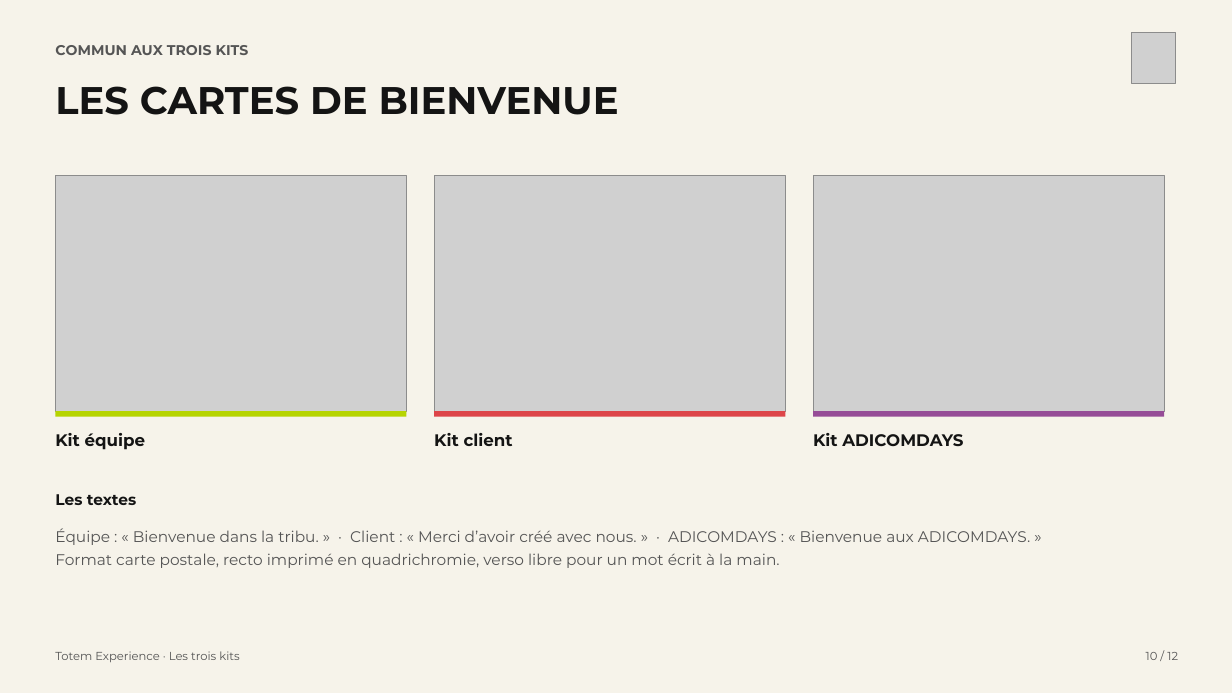
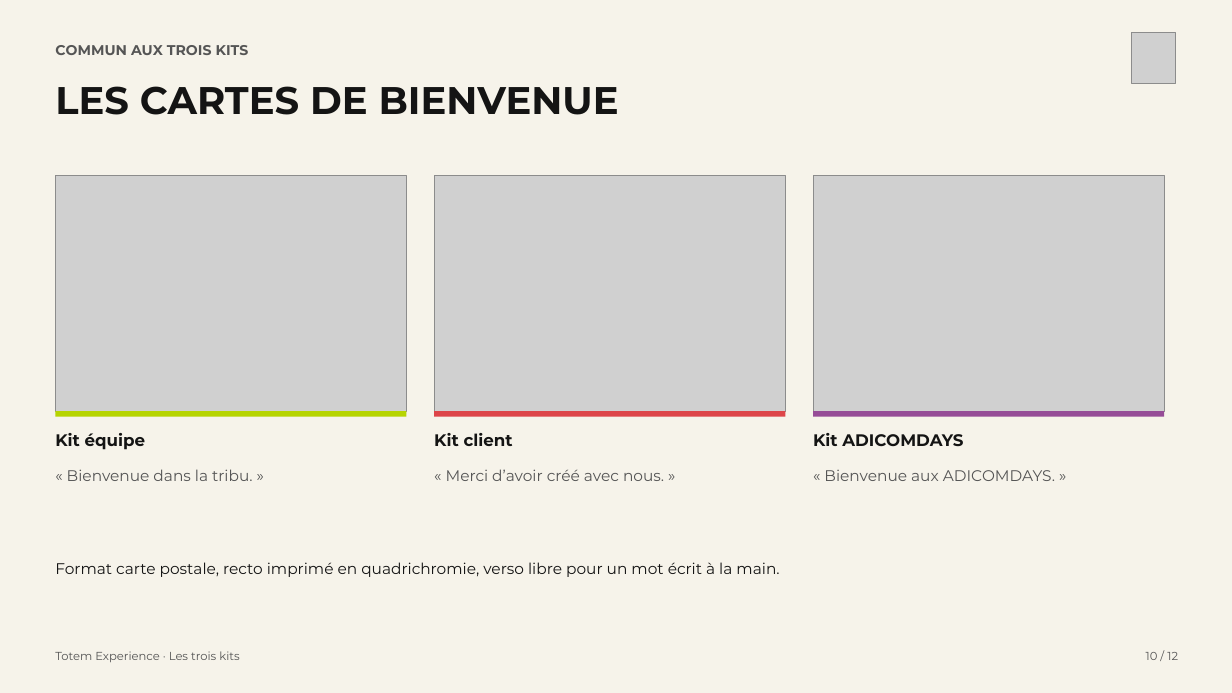
Before and after one commit to leslita06/fatima-unifood-fictif, a slide deck: slide 10 of totem/2026-10-24_totem-experience_les-trois-kits.pptx. Drawn at 1232x693 pixels with LibreOffice and Linux fonts; fonts in the diff are those of the drawing; grey boxes stand for pictures. Boxes give left, top, right and bottom in pixels: in the first picture for what was removed or moved away, otherwise in the second. Text is boxed around its words. In the diff, an @@ line names an element or a change of style, - is before the commit and + after.

```diff
--- a/totem/2026-10-24_totem-experience_les-trois-kits.pptx
+++ b/totem/2026-10-24_totem-experience_les-trois-kits.pptx
@@ text added at box(67, 469, 252, 481), 12 pt, text #555555 @@
+« Bienvenue dans la tribu. »
@@ text added at box(446, 469, 664, 481), 12 pt, text #555555 @@
+« Merci d’avoir créé avec nous. »
@@ text added at box(824, 470, 1055, 481), 12 pt, text #555555 @@
+« Bienvenue aux ADICOMDAYS. »
@@ text removed at box(55, 494, 136, 505) @@
-Les textes
@@ text at box(55, 528, 1030, 545): paragraph removed @@
-Équipe : « Bienvenue dans la tribu. » · Client : « Merci d’avoir créé avec nous. » · ADICOMDAYS : « Bienvenue aux ADICOMDAYS. »
@@ text "Format carte postale, recto imprimé ...": place and size @@
-text "Format carte postale, recto imprimé ..." at box(55, 528, 1030, 568)
+text "Format carte postale, recto imprimé ..." at box(55, 562, 779, 577)
@@ text "Format carte postale, recto imprimé ..." at box(55, 562, 779, 577): text colour #555555 to #141414 @@
```
Also in this commit, not shown: 6 other slides changed.
